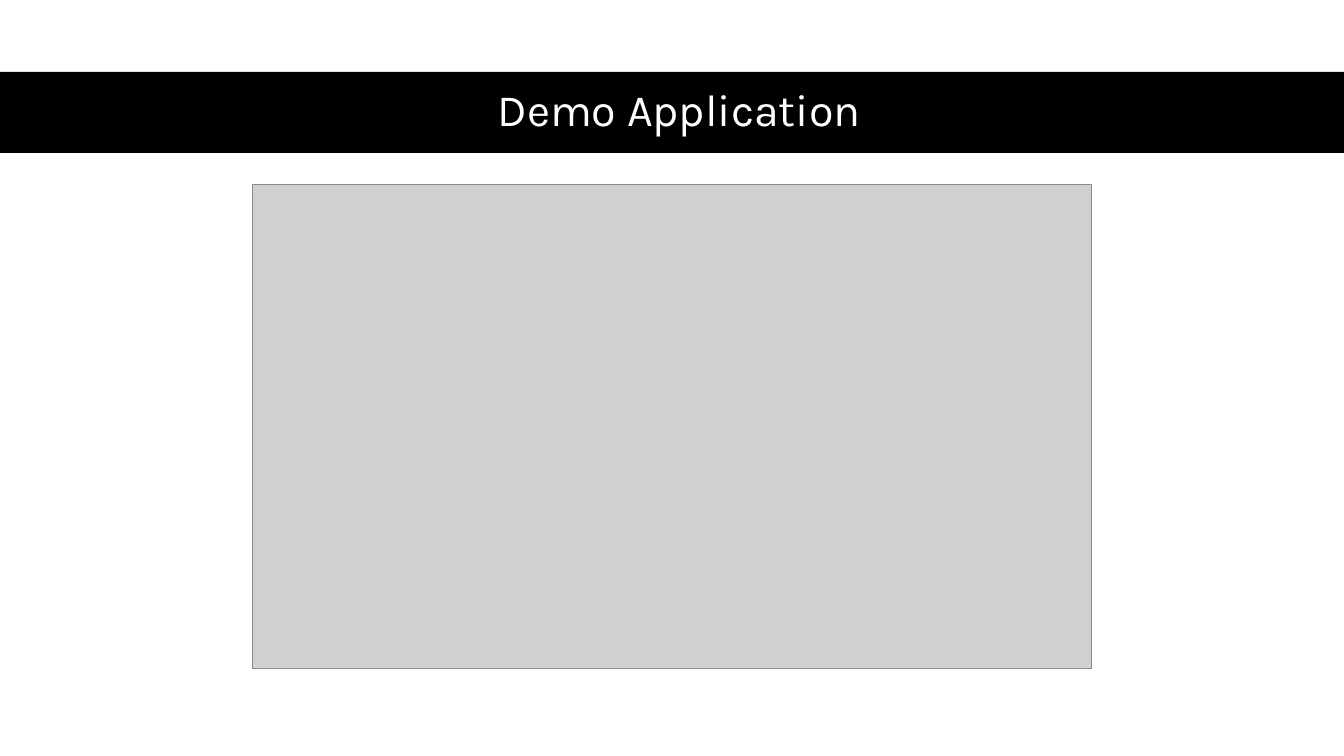
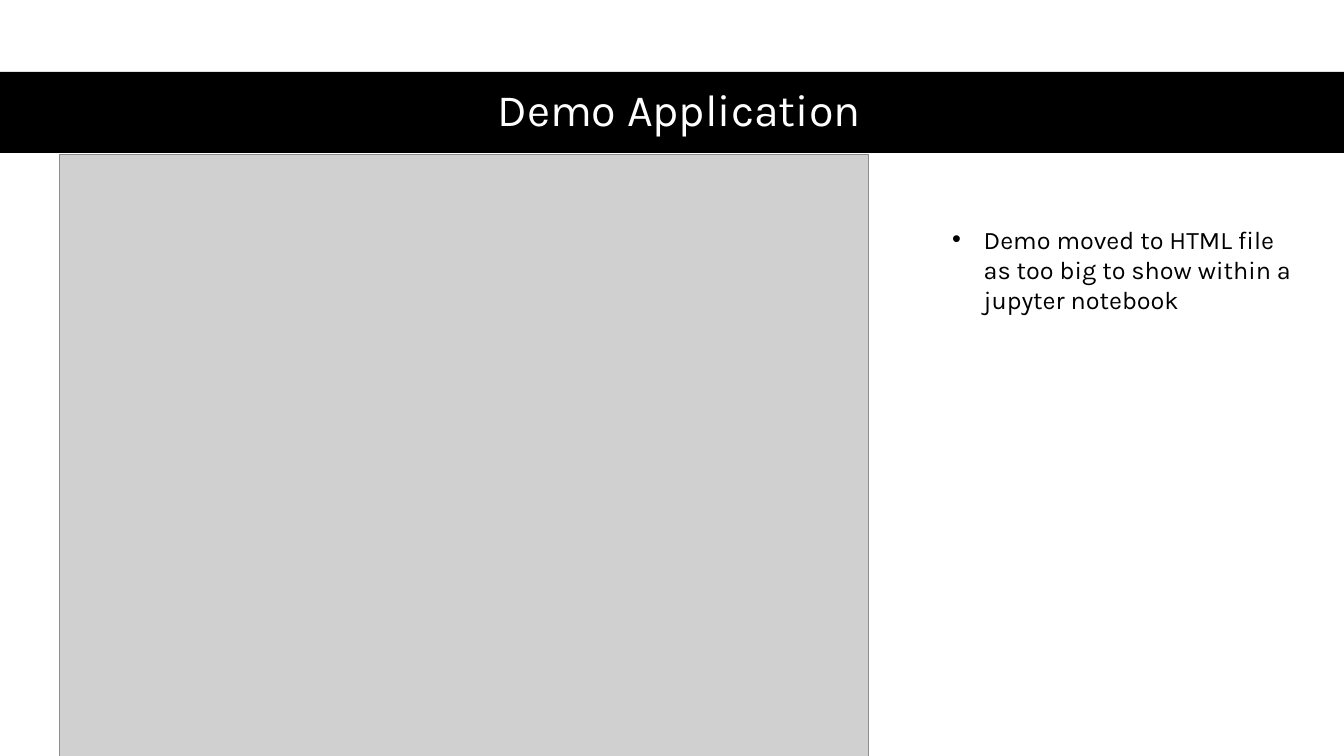
Before and after one commit to SDKELLY06/IEESP, a slide deck: slide 16 of AI Presentation.pptx (slide 12 before the commit). Drawn at 1344x756 pixels with LibreOffice and Linux fonts; fonts in the diff are those of the drawing; grey boxes stand for pictures. Boxes give left, top, right and bottom in pixels: in the first picture for what was removed or moved away, otherwise in the second. Text is boxed around its words. In the diff, an @@ line names an element or a change of style, - is before the commit and + after.

```diff
--- a/AI Presentation.pptx
+++ b/AI Presentation.pptx
@@ picture: place and size @@
-picture at [253,185,1092,669]
+picture at [59,154,868,756]
@@ text added at [984,231,1291,316], 18 pt, text #000000 @@
+• Demo moved to HTML file as too big to show within a jupyter notebook
```
Also in this commit, not shown: 4 other slides changed, 4 slides added, 1 other file.
